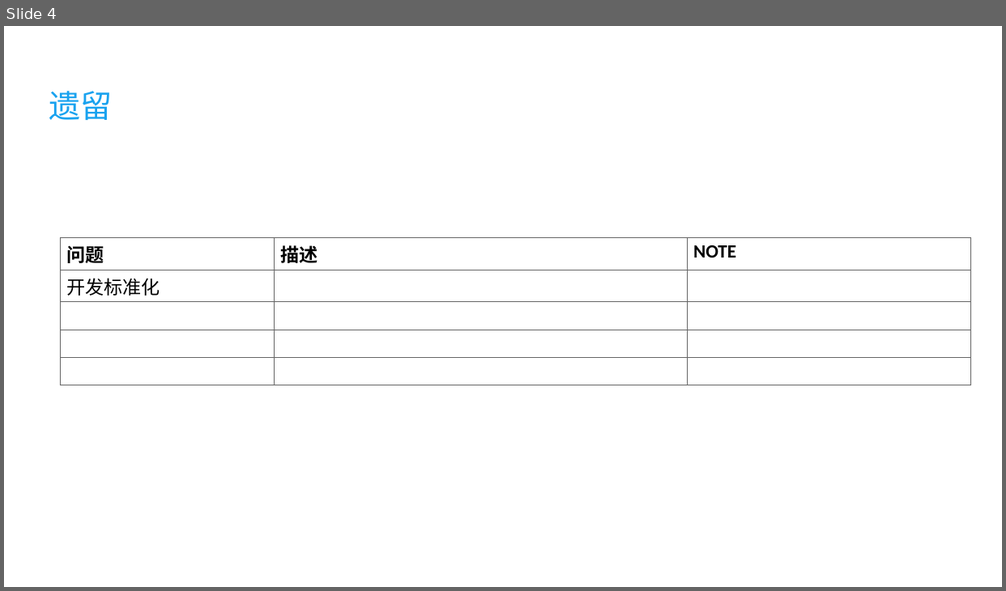
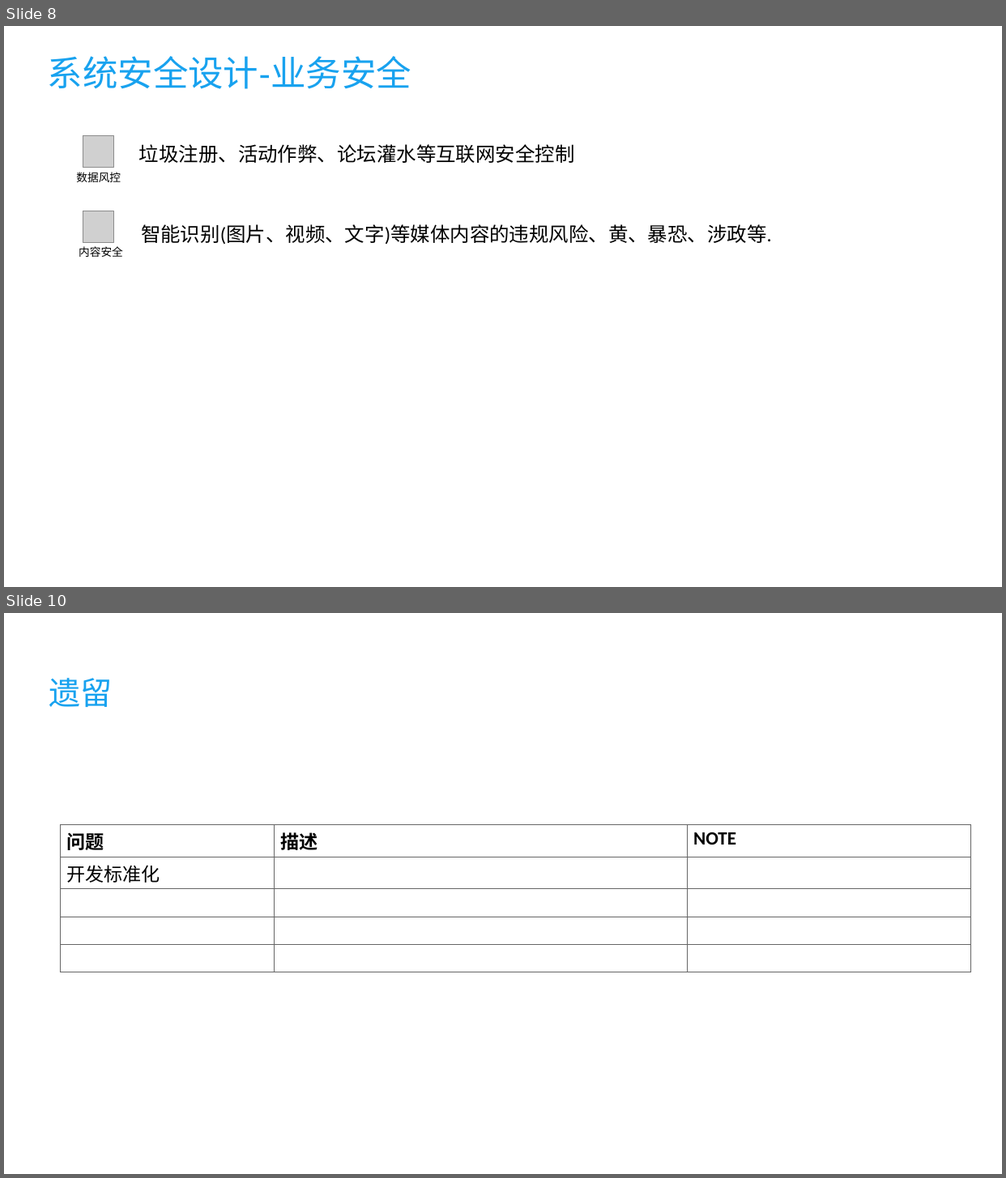
Before and after one commit to kuailewangzi1212/docs, a slide deck: 系统架构/ETCloud系统架构.pptx. Shown one above the other, each under a label of ours: slide 4 before the commit, slides 8 and 10 after it; the slides between them are not shown. The pictures are 1006x591 and 1006x1178 pixels, drawn with LibreOffice and Linux fonts; fonts in the diff are those of the drawing; grey boxes stand for pictures. Boxes give left, top, right and bottom in pixels: in the first picture for what was removed or moved away, otherwise in the second. Text is boxed around its words. In the diff, an @@ line names an element or a change of style, - is before the commit and + after.

```diff
--- a/系统架构/ETCloud系统架构.pptx
+++ b/系统架构/ETCloud系统架构.pptx
@@ slide 8 added at [4,26,1002,587], background #FFFFFF @@
@@ title added at [48,56,411,89], 32 pt, text #18A2EF @@
+系统安全设计-业务安全
@@ picture added at [83,136,114,167] @@
@@ text added at [139,144,575,163], 18 pt, text #000000 @@
+垃圾注册、活动作弊、论坛灌水等互联网安全控制
@@ text added at [76,172,121,182], 10.1 pt, text #000000 @@
+数据风控
@@ picture added at [83,211,114,242] @@
@@ text added at [141,224,772,244], 18 pt, text #000000 @@
+智能识别(图片、视频、文字)等媒体内容的违规风险、黄、暴恐、涉政等.
@@ text added at [79,246,123,257], 10.1 pt, text #000000 @@
+内容安全
@@ what was slide 4 is now slide 10 @@
```
Also in this commit, not shown: 5 other slides added, 3 other files.
